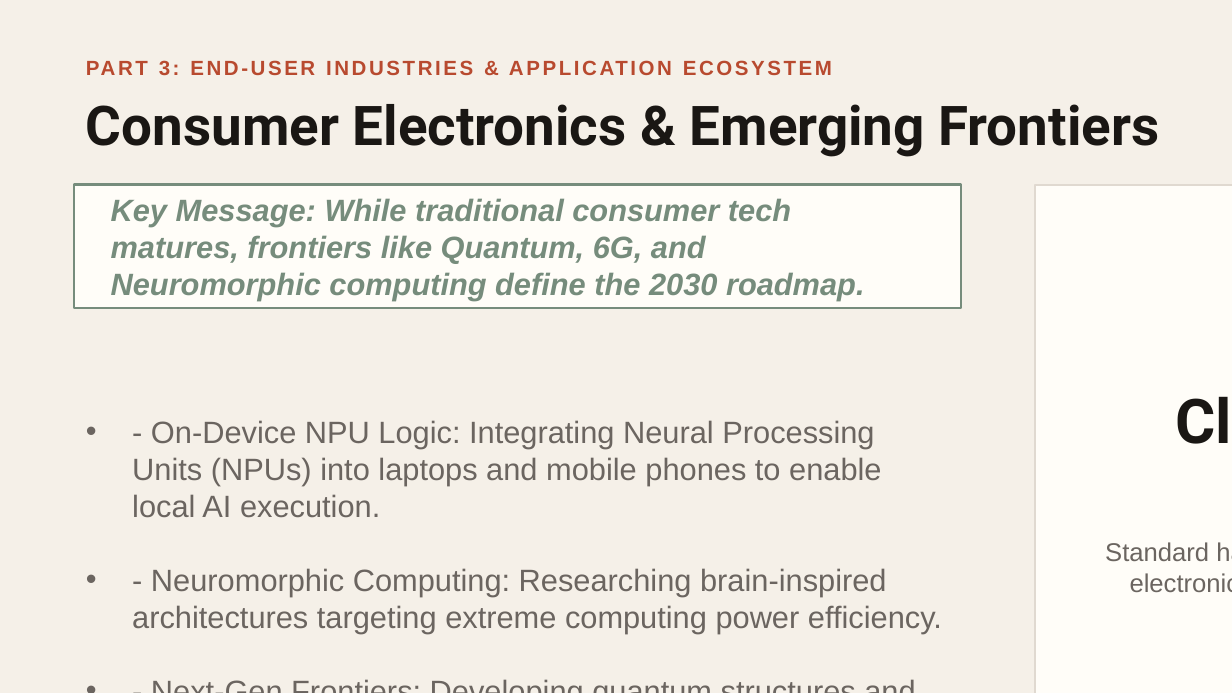
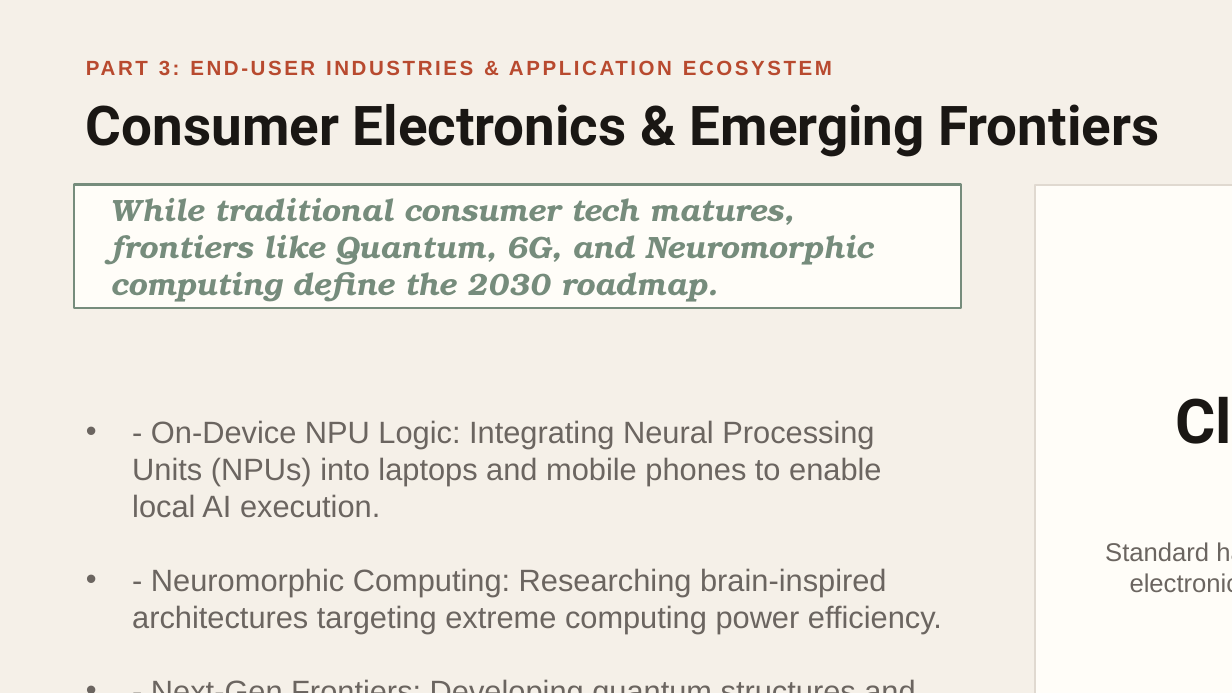
Before and after one commit to 6821711420061-a11y/semiconductor-presentation, a slide deck: slide 16 of output/semiconductor-ecosystem-2026.pptx. Drawn at 1232x693 pixels with LibreOffice and Linux fonts; fonts in the diff are those of the drawing. Boxes give left, top, right and bottom in pixels: in the first picture for what was removed or moved away, otherwise in the second. Text is boxed around its words. In the diff, an @@ line names an element or a change of style, - is before the commit and + after.

Commit message:
Remove Key Message prefix and set Key Message font to Bookman ITC Std

```diff
--- a/output/semiconductor-ecosystem-2026.pptx
+++ b/output/semiconductor-ecosystem-2026.pptx
@@ text at [111,198,873,302]: text changed; font Arial to TeX Gyre Bonum @@
-Key Message: While traditional consumer tech matures, frontiers like Quantum, 6G, and Neuromorphic computing define the 2030 roadmap.
+While traditional consumer tech matures, frontiers like Quantum, 6G, and Neuromorphic computing define the 2030 roadmap.
```
Also in this commit, not shown: 15 other slides changed, 4 other files.
